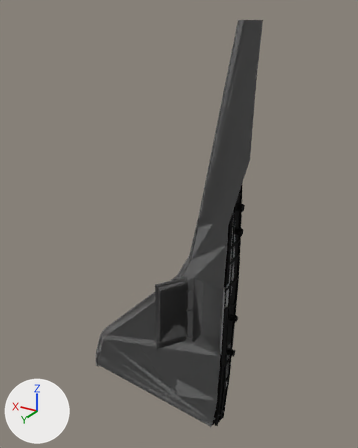
Renders of the Blender file shuttle_system_parts_redone/blender/wingR.blend from each side of a commit.
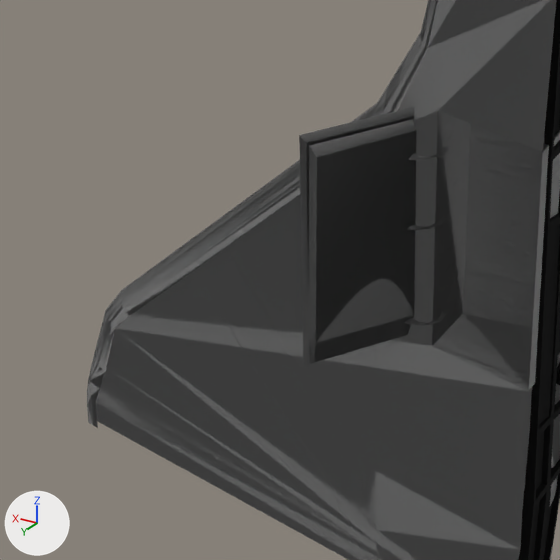
Each version is shown whole from a camera (50 mm lens) standing at (-10.59, 19.31, 11.39) and looking at (1.21, -0.35, 1.56), then close up on the part from 20% to 64% of the width and 55% to 90% of the height. Lighting does not change. The marker at lower left points along +X, +Y and +Z. Both versions are drawn at frame 31 of the action 'RIGHT_MLG_DOOR.obj'; the numbers are the values there.

Objects in the first close-up: 'RIGHT_MLG_DOOR', 'S3', 'Wing_RCZ', 'Wing_RCZ2_003'.
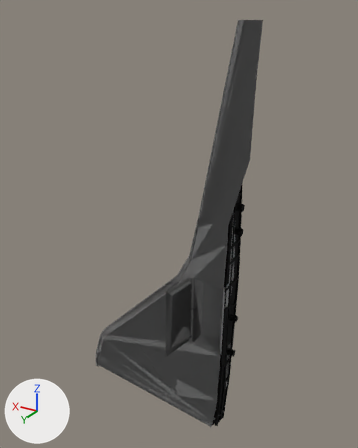
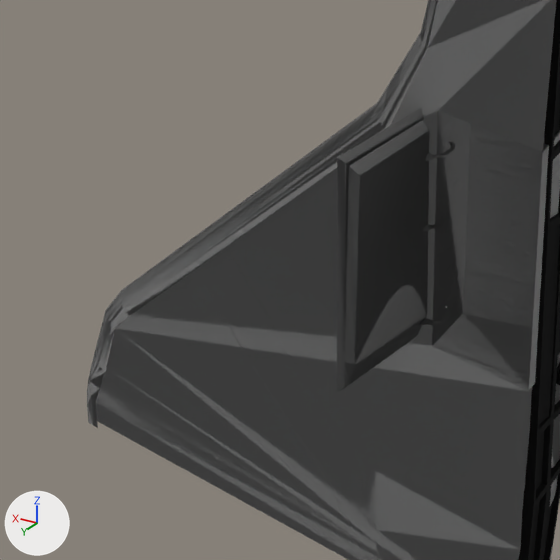
What differs and where, as boxes (x1, y1, x2, y2) in the close-ups (560 x 560 px):
'RIGHT_MLG_DOOR', moved, turned: before (299, 107, 449, 366); after (337, 108, 455, 392)

The change, as a list of edits to the scene's bpy script:
```text
Change ob_right_mlg_door:
    ob_right_mlg_door.location: (4.759, 3.646, -14.22) -> (4.661, 3.646, -14.22)
    ob_right_mlg_door.rotation_euler: (0.0, 0.0, 1.129) -> (0.0, 0.0, 1.537)  # degrees (0, 0, 65) -> degrees (0, 0, 88)
```
